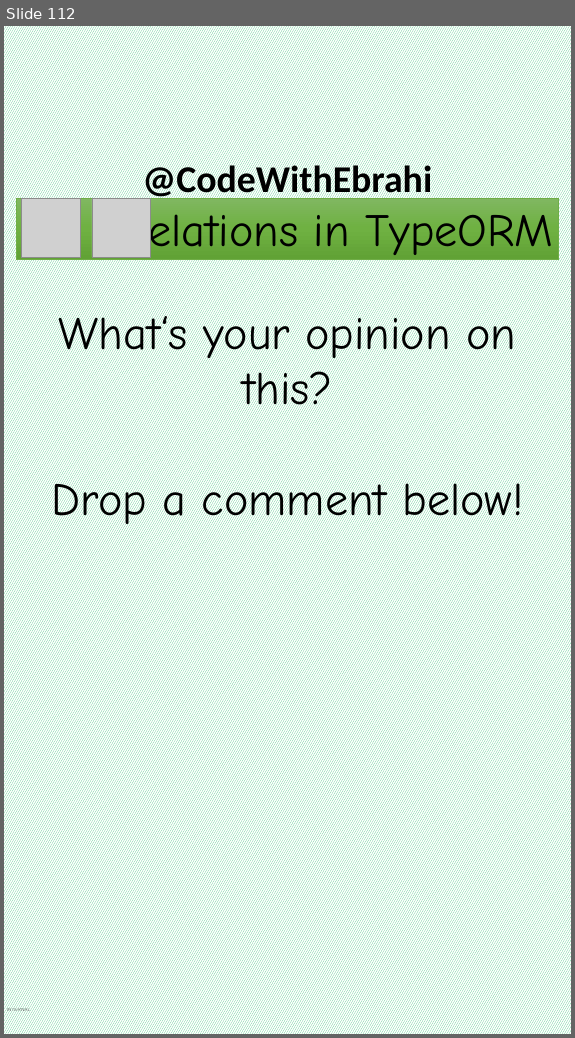
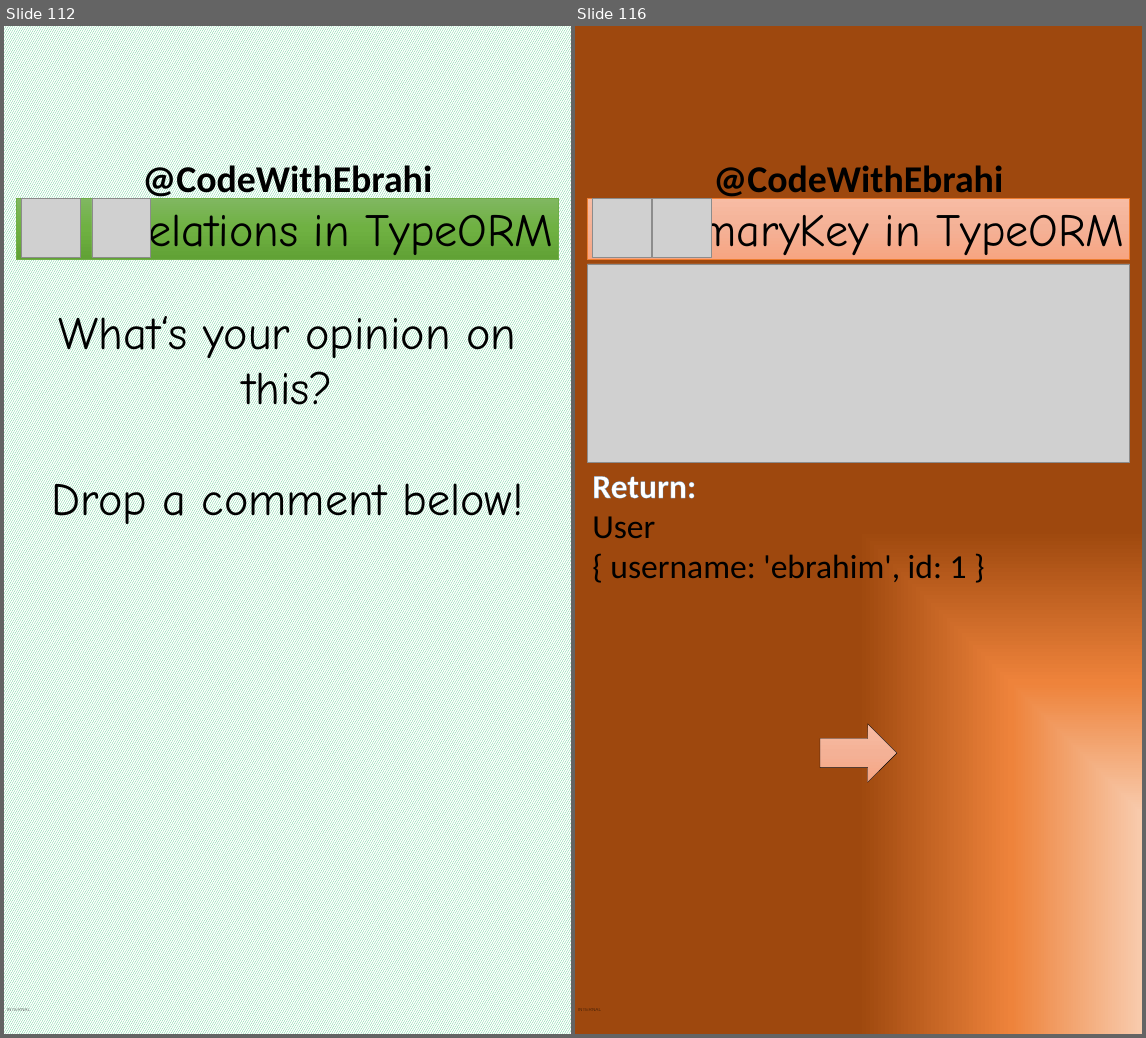
Before and after one commit to ebrahimsalehi1/python_codes, a slide deck: assets/images.pptx. Shown side by side, each under a label of ours: slide 112 before the commit, slides 112 and 116 after it; the slides between them are not shown. The pictures are 575x1038 and 1146x1038 pixels, drawn with LibreOffice and Linux fonts; fonts in the diff are those of the drawing; grey boxes stand for pictures; background and template pictures are left out. Boxes give left, top, right and bottom in pixels: in the first picture for what was removed or moved away, otherwise in the second. Text is boxed around its words. In the diff, an @@ line names an element or a change of style, - is before the commit and + after.

```diff
--- a/assets/images.pptx
+++ b/assets/images.pptx
@@ slide 116 added at (575,26,1142,1034), background gradient #F8CBAD to #EE843B to #9E480E; not listed: 2 template elements that a slide beside it also shows @@
@@ rectangle added at (587,198,1129,259), fill gradient #F7BDA5 to #F5B196 to #F8A582, outline #ED7D31 0.5 pt, 66 pt, text #000000 @@
+PrimaryKey in TypeORM
@@ picture added at (593,199,651,257) @@
@@ picture added at (653,199,711,257) @@
@@ picture added at (587,264,1129,462) @@
@@ text added at (592,476,967,582), 48 pt, text #000000 @@
+Return:
+User
+{ username: 'ebrahim', id: 1 }
@@ right arrow added at (820,724,897,783), fill gradient #F7BDA5 to #F5B196 to #F8A582, outline #000000 0.5 pt @@
```
Also in this commit, not shown: 7 other slides added, 31 other files.
